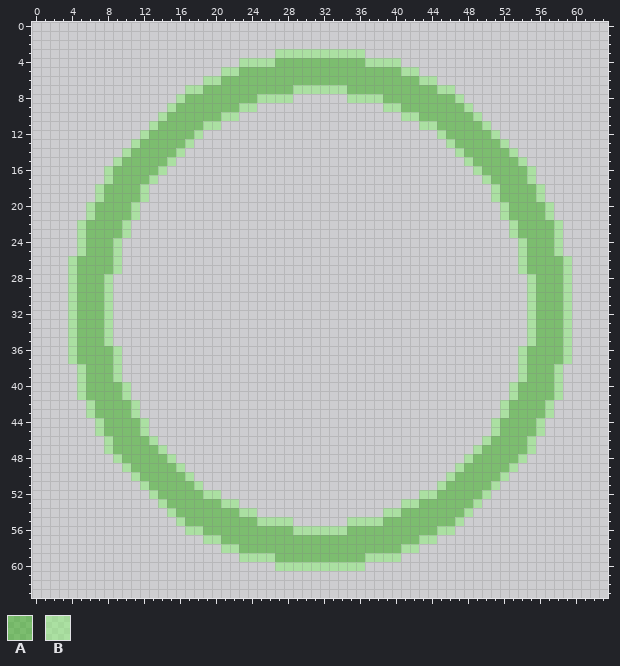
File history of a pixel-art file, game/assets/lane_spawn.aseprite. That is the earlier state.
64x64 pixels, 1 frame.
Palette (. is transparent): A #2bae0f80  B #8af27480
Pixels before, first column x 4:
 3 .......................BBBBBBBBBB.......................
 4 ...................BBBBAAAAAAAAAABBBB...................
 5 .................BBAAAAAAAAAAAAAAAAAABB.................
 6 ...............BBAAAAAAAAAAAAAAAAAAAAAABB...............
 7 .............BBAAAAAAAAAABBBBBBAAAAAAAAAABB.............
 8 ............BAAAAAAAABBBB......BBBBAAAAAAAAB............
 9 ...........BAAAAAAABB..............BBAAAAAAAB...........
10 ..........BAAAAAABB..................BBAAAAAAB..........
11 .........BAAAAABB......................BBAAAAAB.........
12 ........BAAAAAB..........................BAAAAAB........
13 .......BAAAAAB............................BAAAAAB.......
14 ......BAAAAAB..............................BAAAAAB......
15 .....BAAAAAB................................BAAAAAB.....
16 ....BAAAAAB..................................BAAAAAB....
17 ....BAAAAB....................................BAAAAB....
18 ...BAAAAB......................................BAAAAB...
19 ...BAAAAB......................................BAAAAB...
20 ..BAAAAB........................................BAAAAB..
21 ..BAAAAB........................................BAAAAB..
22 .BAAAAB..........................................BAAAAB.
23 .BAAAAB..........................................BAAAAB.
24 .BAAAB............................................BAAAB.
25 .BAAAB............................................BAAAB.
26 BAAAAB............................................BAAAAB
27 BAAAAB............................................BAAAAB
28 BAAAB..............................................BAAAB
29 BAAAB..............................................BAAAB
30 BAAAB..............................................BAAAB
31 BAAAB..............................................BAAAB
32 BAAAB..............................................BAAAB
33 BAAAB..............................................BAAAB
34 BAAAB..............................................BAAAB
35 BAAAB..............................................BAAAB
36 BAAAAB............................................BAAAAB
37 BAAAAB............................................BAAAAB
38 .BAAAB............................................BAAAB.
39 .BAAAB............................................BAAAB.
40 .BAAAAB..........................................BAAAAB.
41 .BAAAAB..........................................BAAAAB.
42 ..BAAAAB........................................BAAAAB..
43 ..BAAAAB........................................BAAAAB..
44 ...BAAAAB......................................BAAAAB...
45 ...BAAAAB......................................BAAAAB...
46 ....BAAAAB....................................BAAAAB....
47 ....BAAAAAB..................................BAAAAAB....
48 .....BAAAAAB................................BAAAAAB.....
49 ......BAAAAAB..............................BAAAAAB......
50 .......BAAAAAB............................BAAAAAB.......
51 ........BAAAAAB..........................BAAAAAB........
52 .........BAAAAABB......................BBAAAAAB.........
53 ..........BAAAAAABB..................BBAAAAAAB..........
54 ...........BAAAAAAABB..............BBAAAAAAAB...........
55 ............BAAAAAAAABBBB......BBBBAAAAAAAAB............
56 .............BBAAAAAAAAAABBBBBBAAAAAAAAAABB.............
57 ...............BBAAAAAAAAAAAAAAAAAAAAAABB...............
58 .................BBAAAAAAAAAAAAAAAAAABB.................
59 ...................BBBBAAAAAAAAAABBBB...................
60 .......................BBBBBBBBBB.......................
Once edited:
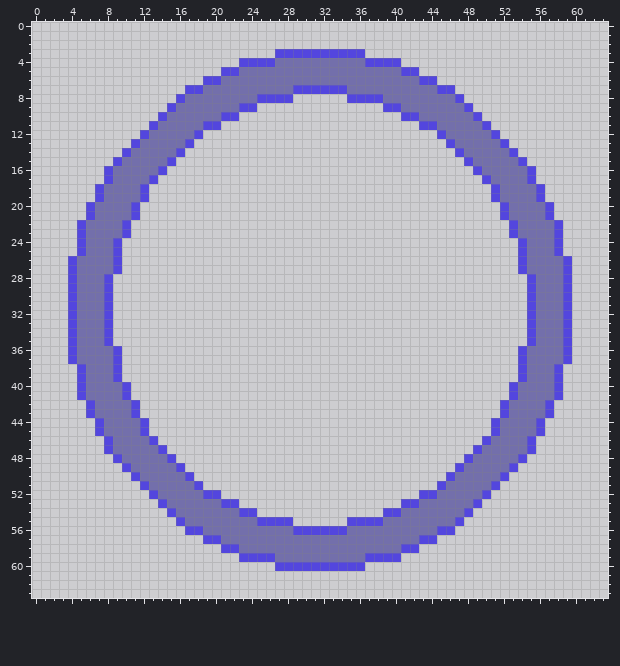
The edit:
{"change": "layer \"Layer 1\" opacity 50% -> 80%"}
{"colour":"A","old":"#2bae0f80","new":"#5d57a2cc"}
{"colour":"B","old":"#8af27480","new":"#3424e1cc"}
{"label":"changed","picture_box":[68,49,572,571]}
